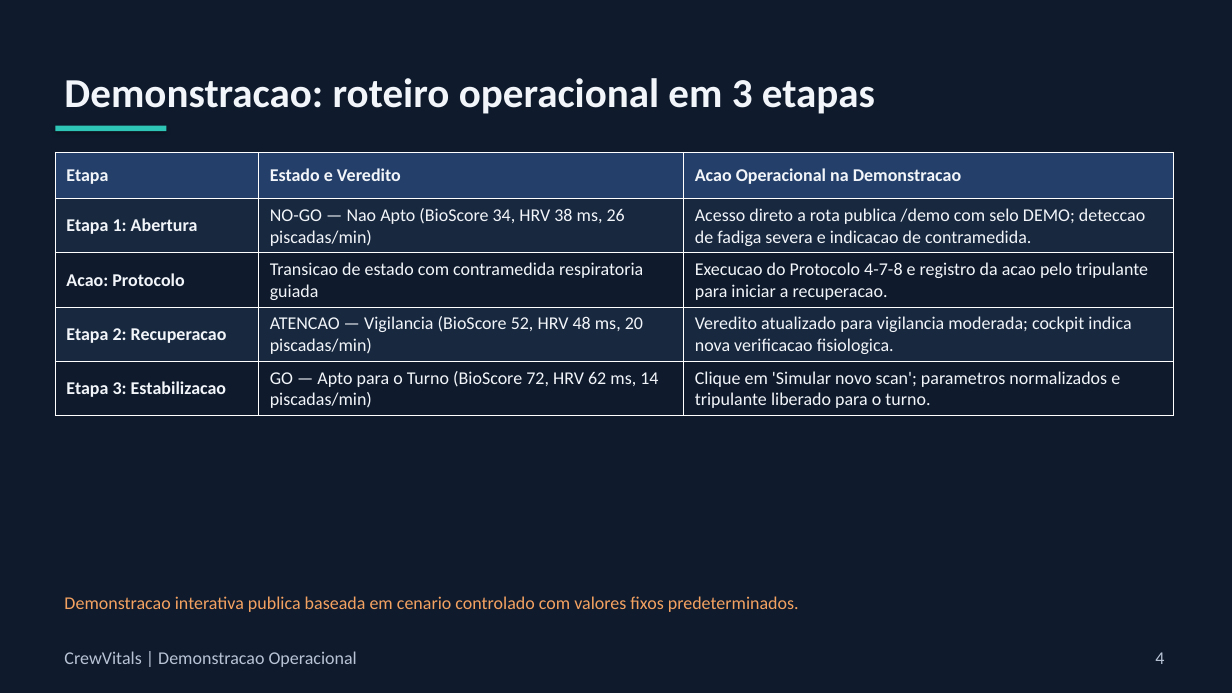
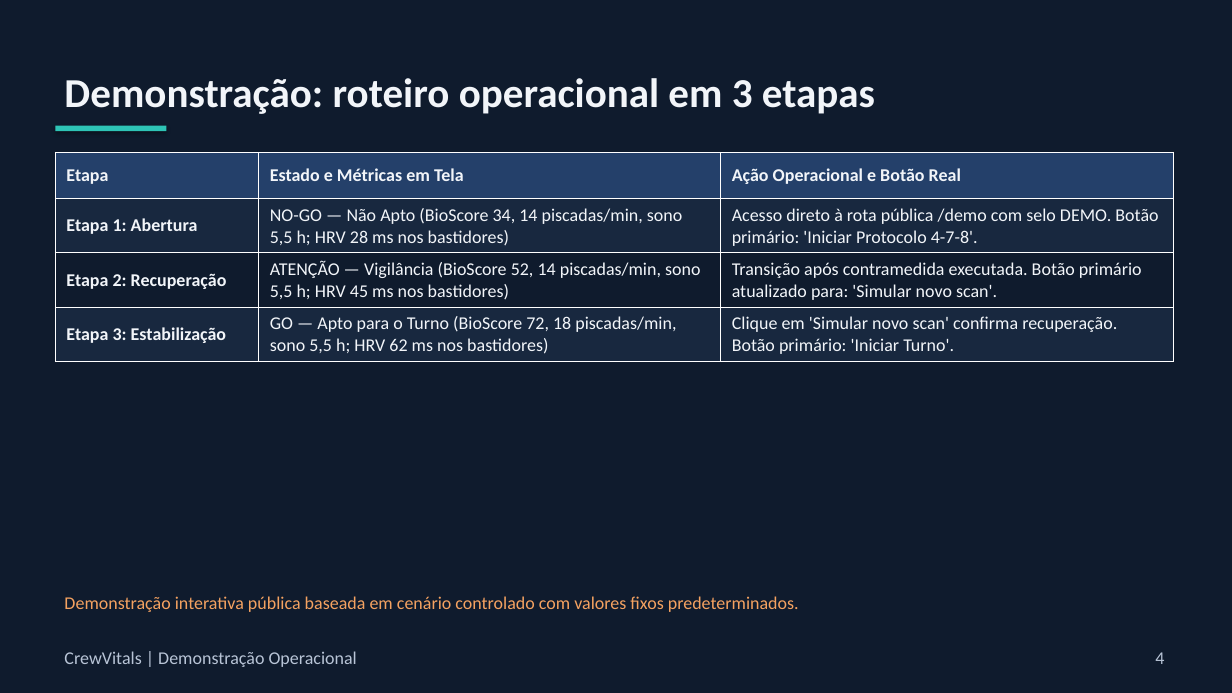
Before and after one commit to rodrigowindows/neuro-suite, a slide deck: slide 4 of docs/apresentacao/CrewVitals-Demo.pptx. Drawn at 1232x693 pixels with LibreOffice and Linux fonts; fonts in the diff are those of the drawing. Boxes give left, top, right and bottom in pixels: in the first picture for what was removed or moved away, otherwise in the second. Text is boxed around its words. In the diff, an @@ line names an element or a change of style, - is before the commit and + after.

Commit message:
fix(apresentacao): numeros reais da demo, botoes reais e acentuacao

```diff
--- a/docs/apresentacao/CrewVitals-Demo.pptx
+++ b/docs/apresentacao/CrewVitals-Demo.pptx
@@ text at [64, 78, 875, 114]: text changed @@
-Demonstracao: roteiro operacional em 3 etapas
+Demonstração: roteiro operacional em 3 etapas
@@ table at [55, 152, 1174, 358] @@
-row 1: Etapa | Estado e Veredito | Acao Operacional na Demonstracao
-row 2: Etapa 1: Abertura | NO-GO — Nao Apto (BioScore 34, HRV 38 ms, 26 piscadas/min) | Acesso direto a rota publica /demo com selo DEMO; deteccao de fadiga severa e indicacao de contramedida.
-row 3: Acao: Protocolo | Transicao de estado com contramedida respiratoria guiada | Execucao do Protocolo 4-7-8 e registro da acao pelo tripulante para iniciar a recuperacao.
-row 4: Etapa 2: Recuperacao | ATENCAO — Vigilancia (BioScore 52, HRV 48 ms, 20 piscadas/min) | Veredito atualizado para vigilancia moderada; cockpit indica nova verificacao fisiologica.
-row 5: Etapa 3: Estabilizacao | GO — Apto para o Turno (BioScore 72, HRV 62 ms, 14 piscadas/min) | Clique em 'Simular novo scan'; parametros normalizados e tripulante liberado para o turno.
+row 1: Etapa | Estado e Métricas em Tela | Ação Operacional e Botão Real
+row 2: Etapa 1: Abertura | NO-GO — Não Apto (BioScore 34, 14 piscadas/min, sono 5,5 h; HRV 28 ms nos bastidores) | Acesso direto à rota pública /demo com selo DEMO. Botão primário: 'Iniciar Protocolo 4-7-8'.
+row 3: Etapa 2: Recuperação | ATENÇÃO — Vigilância (BioScore 52, 14 piscadas/min, sono 5,5 h; HRV 45 ms nos bastidores) | Transição após contramedida executada. Botão primário atualizado para: 'Simular novo scan'.
+row 4: Etapa 3: Estabilização | GO — Apto para o Turno (BioScore 72, 18 piscadas/min, sono 5,5 h; HRV 62 ms nos bastidores) | Clique em 'Simular novo scan' confirma recuperação. Botão primário: 'Iniciar Turno'.
@@ text at [64, 596, 799, 612]: text changed @@
-Demonstracao interativa publica baseada em cenario controlado com valores fixos predeterminados.
+Demonstração interativa pública baseada em cenário controlado com valores fixos predeterminados.
@@ text at [64, 651, 357, 667]: text changed @@
-CrewVitals | Demonstracao Operacional
+CrewVitals | Demonstração Operacional
```
Also in this commit, not shown: 6 other slides changed, 3 other files.
